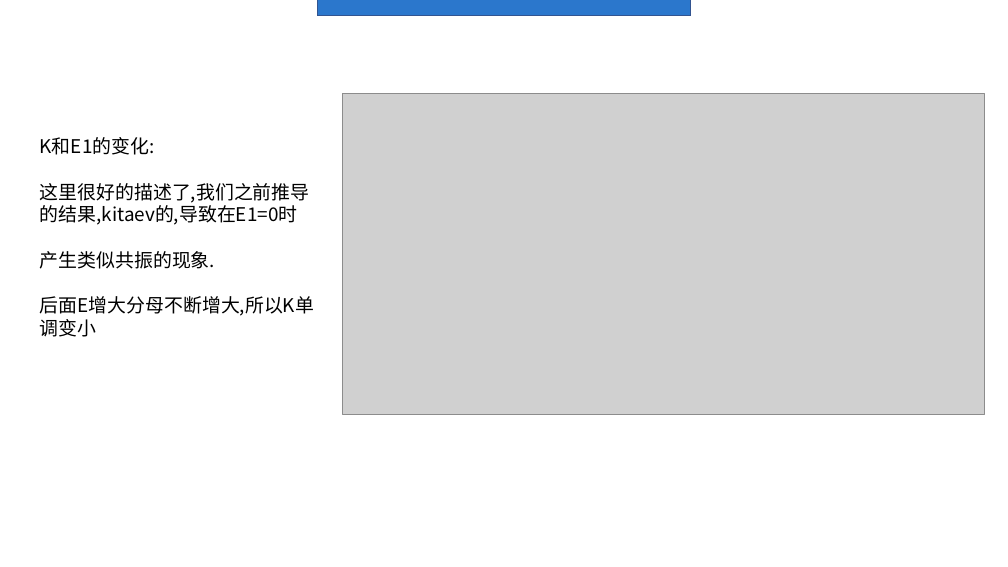
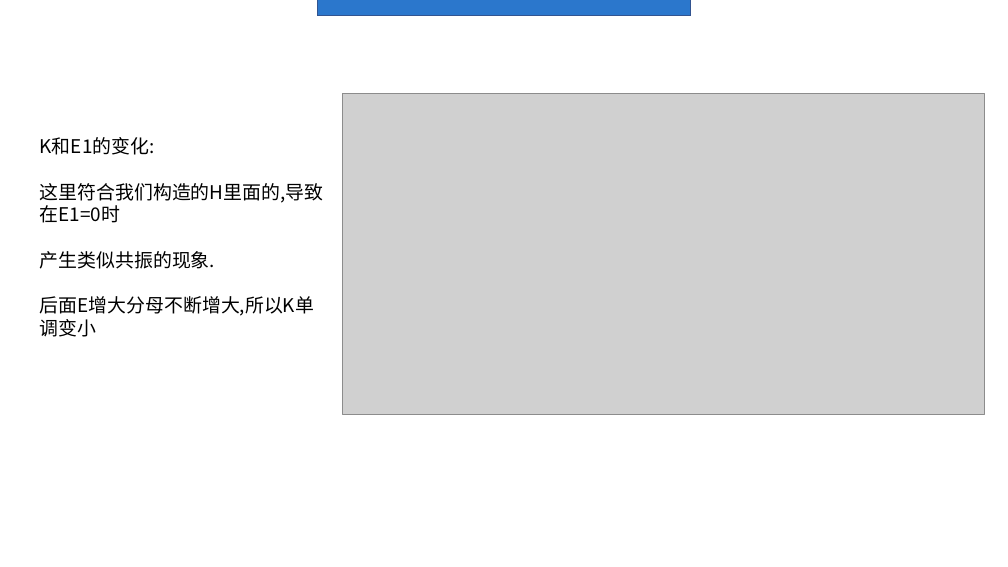
Before and after one commit to Asice-Cloud/quantummmm, a slide deck: slide 76 of y2.pptx (slide 75 before the commit). Drawn at 1008x567 pixels with LibreOffice and Linux fonts; fonts in the diff are those of the drawing; grey boxes stand for pictures. Boxes give left, top, right and bottom in pixels: in the first picture for what was removed or moved away, otherwise in the second. Text is boxed around its words. In the diff, an @@ line names an element or a change of style, - is before the commit and + after.

```diff
--- a/y2.pptx
+++ b/y2.pptx
@@ text at (40,183,324,223): text changed @@
-这里很好的描述了,我们之前推导的结果,kitaev的,导致在E1=0时
+这里符合我们构造的H里面的,导致在E1=0时
```
Also in this commit, not shown: 4 other slides changed, 3 slides added, 1 slide removed.
